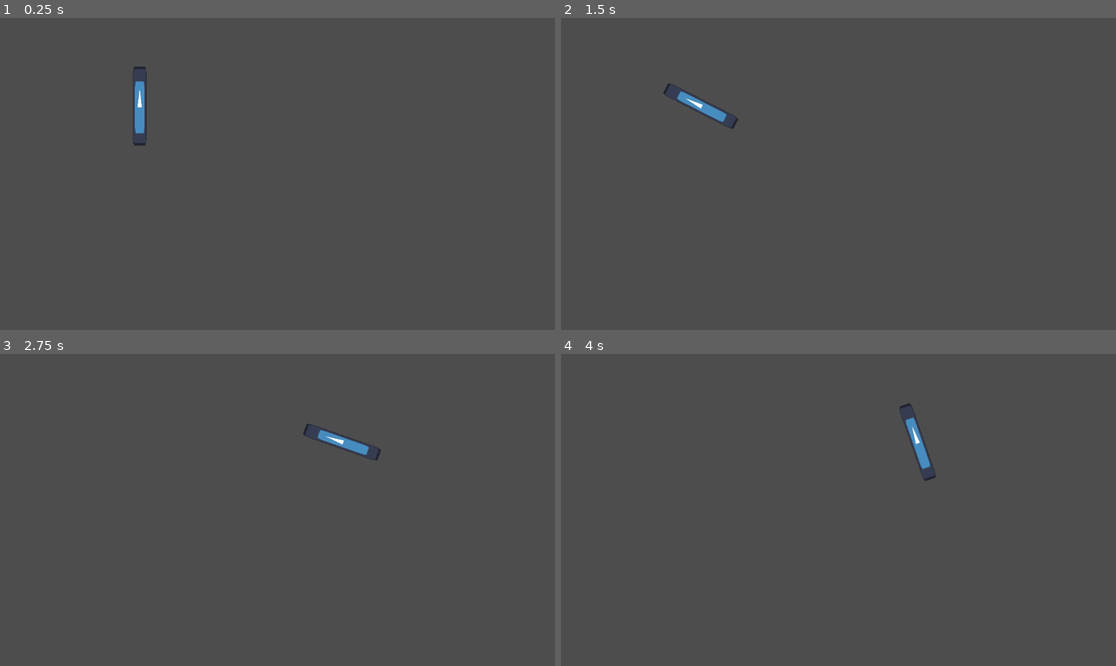
Above: before the commit, frames 1-4 (two rows, left to right).
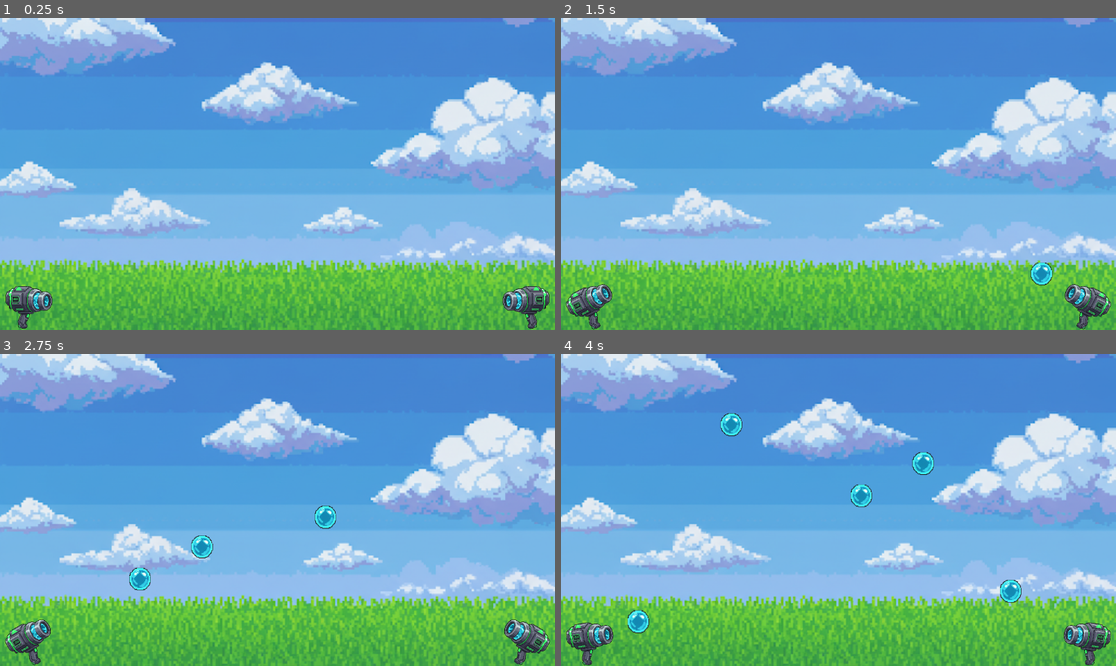
Above: after the commit, the same moments.

Repository: zommerfelds/global-game-jam-2025
Game: Godot game, scene res://nodes/main_scene.tscn
Same seed, same stepped clock (60 frames per second), same inputs: the game is played once before the commit and once after it. The engine's default icon, where the game draws it, is replaced by a stand-in: a white triangle on a blue panel in a dark square.
Inputs:
- Up to frame 1 (0.25 s): no input
- Up to frame 2 (1.5 s): tap Enter at 0.5 s; hold Up (rotate_ccw_player_1) 0.53-1.28 s; tap Down (rotate_cw_player_1) at 0.8, 1.35 s; hold A from 1.28 s (still down)
- Up to frame 3 (2.75 s): tap Space (shoot_player_1) at 1.55 s; release A at 2.03 s; hold Space (shoot_player_1) from 2.03 s (still down); tap Up (rotate_ccw_player_1) at 2.3 s
- Up to frame 4 (4 s): release Space (shoot_player_1) at 2.78 s; tap Up (rotate_ccw_player_1) at 2.85 s; tap Down (rotate_cw_player_1) at 3.05 s; hold A from 3.53 s (still down); hold Down (rotate_cw_player_1) from 3.53 s (still down); tap Space (shoot_player_1) at 3.8 s

The runs differ from the first frame. In frame 1, 100% of the frame differs, in the area x 0-100%, y 0-100%; in frame 2, 100%; in frame 3, 100%; in frame 4, 100%.

Commit message:
Bubbles be shootin, yay!

Diff:
--- /dev/null
+++ b/nodes/bubble.tscn
@@ -0,0 +1,10 @@
+[gd_scene load_steps=3 format=3 uid="uid://bqnj4vnoorgbe"]
+
+[ext_resource type="Script" path="res://scripts/bubble.gd" id="1_4k1xa"]
+[ext_resource type="Texture2D" uid="uid://blssxh0yguxrk" path="res://assets/bubble.png" id="2_qnjsw"]
+
+[node name="Bubble" type="Area2D"]
+script = ExtResource("1_4k1xa")
+
+[node name="Sprite2D" type="Sprite2D" parent="."]
+texture = ExtResource("2_qnjsw")
--- a/nodes/main_scene.tscn
+++ b/nodes/main_scene.tscn
@@ -1,12 +1,29 @@
-[gd_scene load_steps=3 format=3 uid="uid://ylngolvdfx2i"]
+[gd_scene load_steps=5 format=3 uid="uid://ylngolvdfx2i"]
 
-[ext_resource type="Texture2D" uid="uid://u7xpqhihktbk" path="res://assets/icon.svg" id="1_d8aao"]
-[ext_resource type="Script" path="res://scripts/cannon_input.gd" id="2_isgdx"]
+[ext_resource type="Script" path="res://scripts/main_scene.gd" id="1_cggda"]
+[ext_resource type="Texture2D" uid="uid://bho2lrr3hggme" path="res://assets/background.png" id="2_hfgbl"]
+[ext_resource type="Texture2D" uid="uid://bai8jrdgknk8a" path="res://assets/cannon.png" id="3_iqdtu"]
+[ext_resource type="Script" path="res://scripts/player_cannon.gd" id="4_hjojy"]
 
-[node name="Node2D" type="Node2D"]
+[node name="MainScene" type="Node2D"]
+script = ExtResource("1_cggda")
 
-[node name="Cannon" type="Sprite2D" parent="."]
-position = Vector2(290, 183)
-scale = Vector2(0.21875, 1.28125)
-texture = ExtResource("1_d8aao")
-script = ExtResource("2_isgdx")
+[node name="Background" type="Sprite2D" parent="."]
+texture_repeat = 3
+texture = ExtResource("2_hfgbl")
+centered = false
+
+[node name="Player1Cannon" type="Sprite2D" parent="."]
+position = Vector2(0, 630)
+scale = Vector2(-1, 1)
+texture = ExtResource("3_iqdtu")
+offset = Vector2(0, 45)
+script = ExtResource("4_hjojy")
+player_id = 1
+
+[node name="Player2Cannon" type="Sprite2D" parent="."]
+position = Vector2(1000, 640)
+texture = ExtResource("3_iqdtu")
+offset = Vector2(0, 45)
+script = ExtResource("4_hjojy")
+player_id = 2
--- /dev/null
+++ b/scripts/bubble.gd
@@ -0,0 +1,9 @@
+extends Area2D
+
+var velocity = Vector2.ZERO
+
+func _physics_process(delta):
+	position += velocity * delta
+	if position.y < 0 or position.y > get_viewport().size.y or position.x < 0 or position.y > get_viewport().size.y:
+		position = Vector2.ZERO
+		queue_free()
--- a/scripts/cannon_input.gd
+++ /dev/null
@@ -1,17 +0,0 @@
-extends Sprite2D
-
-
-# Called when the node enters the scene tree for the first time.
-func _ready() -> void:
-	pass # Replace with function body.
-
-
-# Called every frame. 'delta' is the elapsed time since the previous frame.
-func _process(delta: float) -> void:
-	var rotation_speed = 2.0
-	if Input.is_action_pressed("rotate_cw_player_1"):
-		rotate(delta * rotation_speed)
-	elif Input.is_action_pressed("rotate_ccw_player_1"):
-		rotate(-delta * rotation_speed)
-	elif Input.is_action_pressed("shoot_player_1"):
-		translate(Vector2(10, 0))
--- a/scripts/label.gd
+++ /dev/null
@@ -1,13 +0,0 @@
-extends Label
-
-
-# Called when the node enters the scene tree for the first time.
-func _ready() -> void:
-	text = 'Karo, Chrigu, Välu, Yue and Nicku are awesome'
-	set_position(Vector2(200,400))
-
-
-# Called every frame. 'delta' is the elapsed time since the previous frame.
-func _process(delta: float) -> void:
-	set_position(Vector2(position.x + delta*50,400))
-	pass
--- /dev/null
+++ b/scripts/main_scene.gd
@@ -0,0 +1,39 @@
+extends Node2D
+
+@onready var canvas = $Canvas
+@onready var player_1_cannon = $Player1Cannon
+@onready var player_2_cannon = $Player2Cannon
+var bubble_scene = load("res://nodes/bubble.tscn")
+
+var player_id = 1
+var player_1_score = 0
+var player_2_score = 0
+
+# Called when the node enters the scene tree for the first time.
+func _ready() -> void:
+	player_1_cannon.connect("bubble_fired", _on_bubble_fired)
+	player_2_cannon.connect("bubble_fired", _on_bubble_fired)
+	player_1_cannon.position.x = 10 + 50
+	player_1_cannon.position.y = get_viewport().size.y - 10 - 50
+	player_2_cannon.position.x = get_viewport().size.x - 10 - 50
+	player_2_cannon.position.y = get_viewport().size.y - 10 - 50
+	player_1_cannon.scale *= 100.0/332
+	player_2_cannon.scale *= 100.0/332
+	$Background.scale.x = get_viewport().size.x / 512.0
+	$Background.scale.y = $Background.scale.x
+
+func _on_bubble_fired(player_id):
+	var bubble = bubble_scene.instantiate()
+	var direction
+	if player_id == 1:
+		direction = Vector2(1, 0).rotated(player_1_cannon.angle * PI / 180)
+		bubble.position = player_1_cannon.global_position + direction * 50
+	else:
+		direction = Vector2(-1, 0).rotated(-player_2_cannon.angle * PI / 180)
+		bubble.position = player_2_cannon.global_position + direction * 50
+	bubble.velocity = direction * 300 # Adjust speed as needed
+	add_child(bubble)
+
+# Called every frame. 'delta' is the elapsed time since the previous frame.
+func _process(delta: float) -> void:
+	pass
--- a/scripts/player_cannon.gd
+++ b/scripts/player_cannon.gd
@@ -25,8 +25,10 @@
 func _input(event):
 	if event is InputEventKey and event.pressed:
 		if event.keycode == KEY_SPACE:
-			emit_signal("bubble_fired", player_id)
+			emit_signal("bubble_fired", 1)
+		elif event.keycode == KEY_A:
+			emit_signal("bubble_fired", 2)
 
 func rotate_cannon(rotation_angle_change: float) -> void:
 	angle = clamp(angle + rotation_angle_change, -90, 0)
-	rotation_degrees = angle
+	rotation_degrees = angle if player_id == 1 else -angle
Binary file added: assets/background.png
Not shown, added: assets/background.png.import
Binary file added: assets/bubble.png
Not shown, added: assets/bubble.png.import
Binary file added: assets/cannon.png
Not shown, added: assets/cannon.png.import
Binary file added: assets/cannon3.png
Not shown, added: assets/cannon3.png.import
